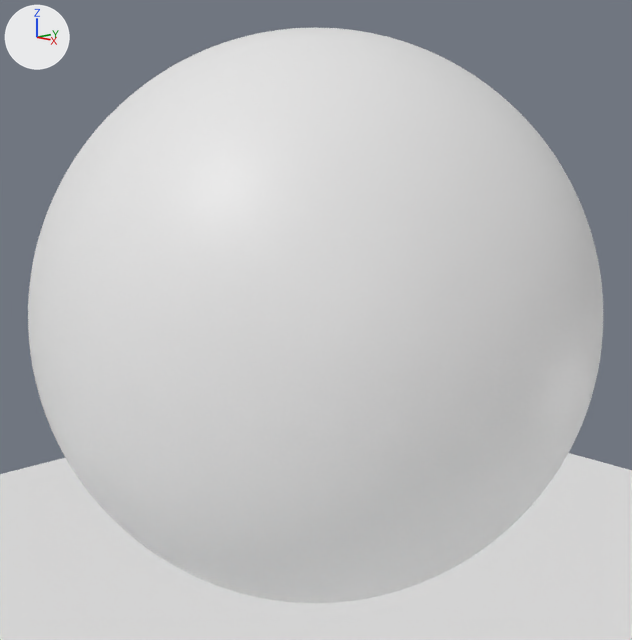
An edit to the Blender file JellyBodies/JellyCharacter1.blend, drawn before and after from the same camera.
Rendered twice from a camera (50 mm lens) standing at (2.27, -2.14, 3.59) and looking at (0.0, 0.0, 2.99). Lighting does not change. The marker at upper left points along +X, +Y and +Z.

Objects in the first picture: 'Plane', 'Roundcube'.
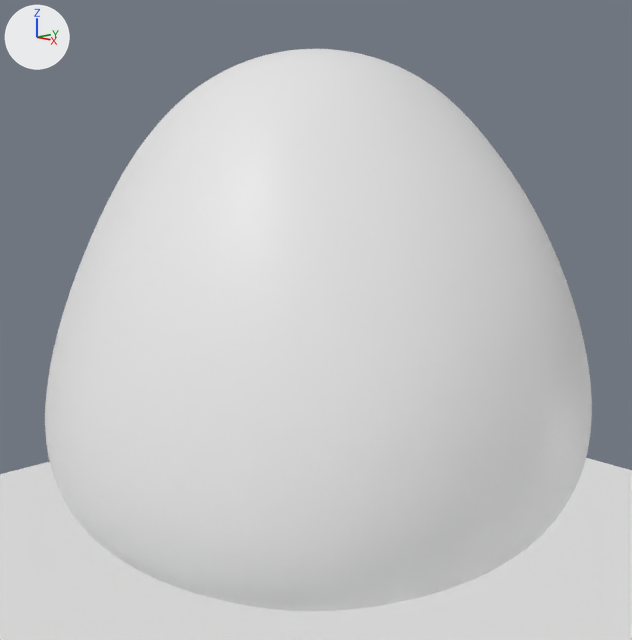
Where the change shows, as pixel boxes [x1, y1, x2, y2] in the pictures (632 x 640 px):
```json
{"object": "Roundcube", "change": "reshaped", "before": [28, 27, 603, 603], "after": [45, 49, 592, 612]}
```

Scene script edits in JSON lines:
```json
{"block": "me_roundcube", "where": "# used by ob_roundcube; location = (0.0, 0.0, 3.0)"}
{"op": "remove", "block": "me_roundcube", "code": "me_roundcube.from_pydata(...)  # 386 vertices, 384 faces; spans x -1.0..1.0, y -1.0..1.0, z -1.0..1.0"}
{"op": "add", "block": "me_roundcube", "code": "me_roundcube.from_pydata(...)  # 386 vertices, 384 faces; spans x -0.98..0.98, y -0.97..0.97, z -0.87..0.93"}
{"block": "me_roundcube", "change": "me_roundcube part 1: 378 of 386 vertices moved; they spanned x -1.0..1.0, y -1.0..1.0, z -1.0..1.0 and now span x -0.98..0.98, y -0.97..0.97, z -0.87..0.93; mean shift (0.0, 0.0, -0.04); largest move (0.34, 0.88, 0.34) -> (0.25, 0.65, 0.45)"}
```
